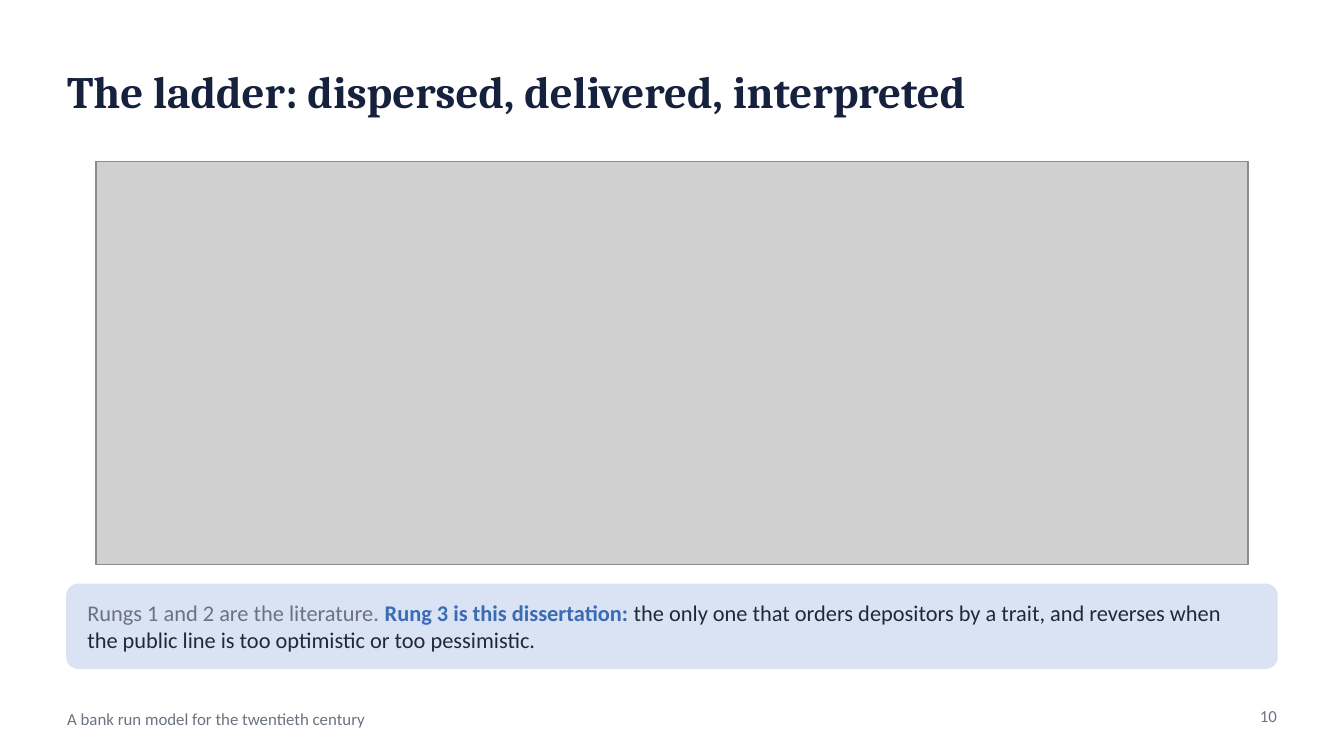
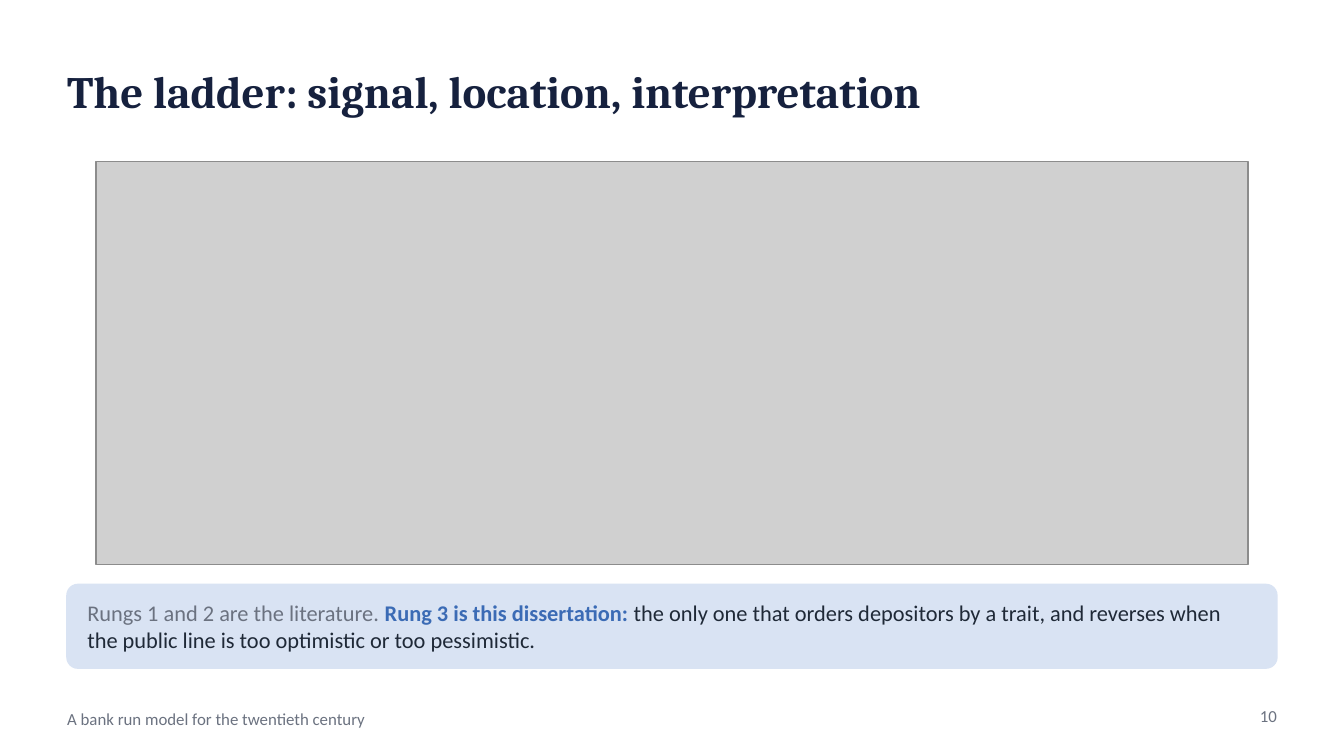
Before and after one commit to wlstover/BankRuns5, a slide deck: slide 10 of docs/deck_2026-10-26_seminar.pptx. Drawn at 1344x756 pixels with LibreOffice and Linux fonts; fonts in the diff are those of the drawing; grey boxes stand for pictures. Boxes give left, top, right and bottom in pixels: in the first picture for what was removed or moved away, otherwise in the second. Text is boxed around its words. In the diff, an @@ line names an element or a change of style, - is before the commit and + after.

```diff
--- a/docs/deck_2026-10-26_seminar.pptx
+++ b/docs/deck_2026-10-26_seminar.pptx
@@ title at box(67, 76, 920, 118): text changed @@
-The ladder: dispersed, delivered, interpreted
+The ladder: signal, location, interpretation
```
Also in this commit, not shown: 2 other slides changed, 4 other files.
